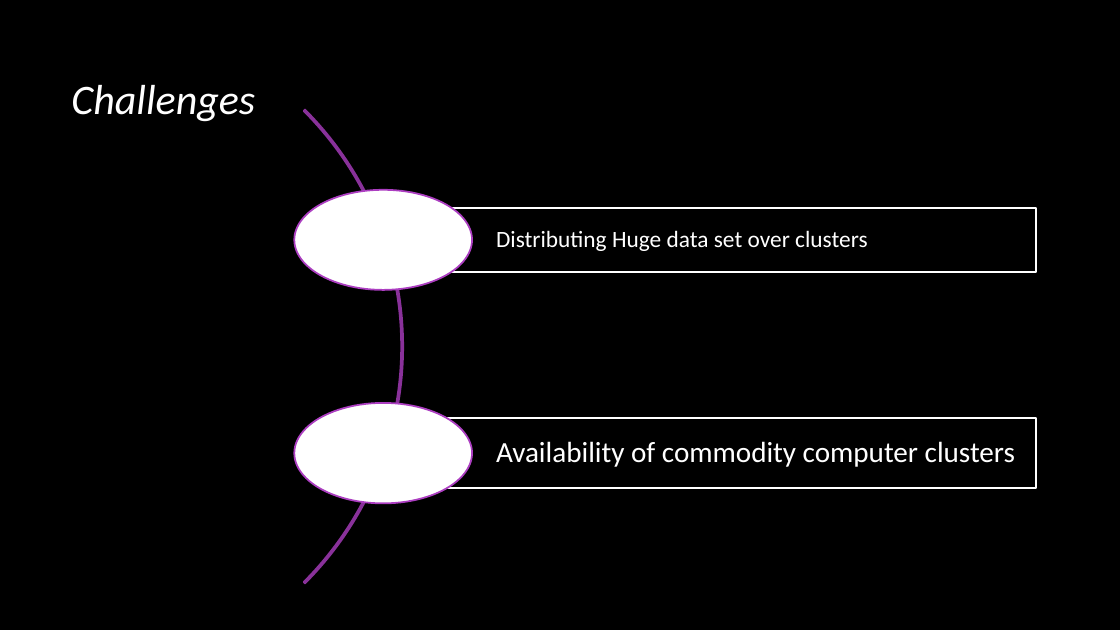
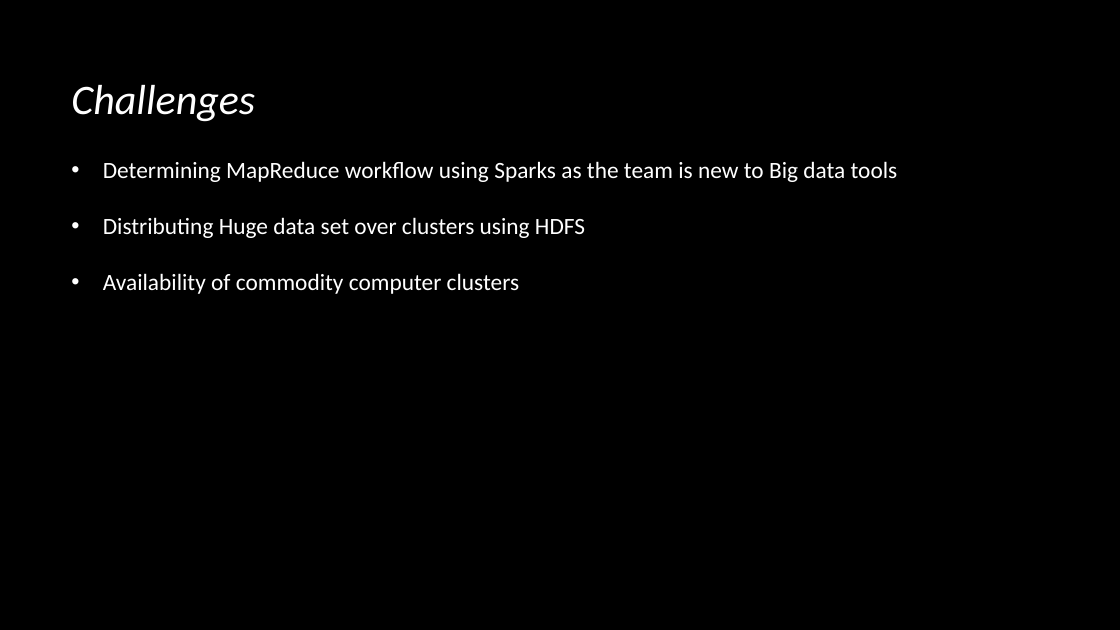
Before and after one commit to EvanGrill/CS436_Big_Data_Systems, a slide deck: slide 9 of doc/Bigdataproposal.pptx (slide 10 before the commit). Drawn at 1120x630 pixels with LibreOffice and Linux fonts; fonts in the diff are those of the drawing; background and template pictures are left out. Boxes give left, top, right and bottom in pixels: in the first picture for what was removed or moved away, otherwise in the second. Text is boxed around its words. In the diff, an @@ line names an element or a change of style, - is before the commit and + after.

Commit message:
changes to presentation
Changes to the slides

```diff
--- a/doc/Bigdataproposal.pptx
+++ b/doc/Bigdataproposal.pptx
@@ text added at [103, 161, 898, 294], 20 pt, text #FFFFFF @@
+• Determining MapReduce workflow using Sparks as the team is new to Big data tools
+• Distributing Huge data set over clusters using HDFS
+• Availability of commodity computer clusters
@@ group removed at [0, 12, 1036, 630]: 2 rectangles, 2 texts, 2 ellipses, 1 arch (boxed as its full ring) @@
-Distributing Huge data set over clusters
-Availability of commodity computer clusters
```
Also in this commit, not shown: 5 other slides changed, 1 slide added, 2 slides removed, 1 other file.
